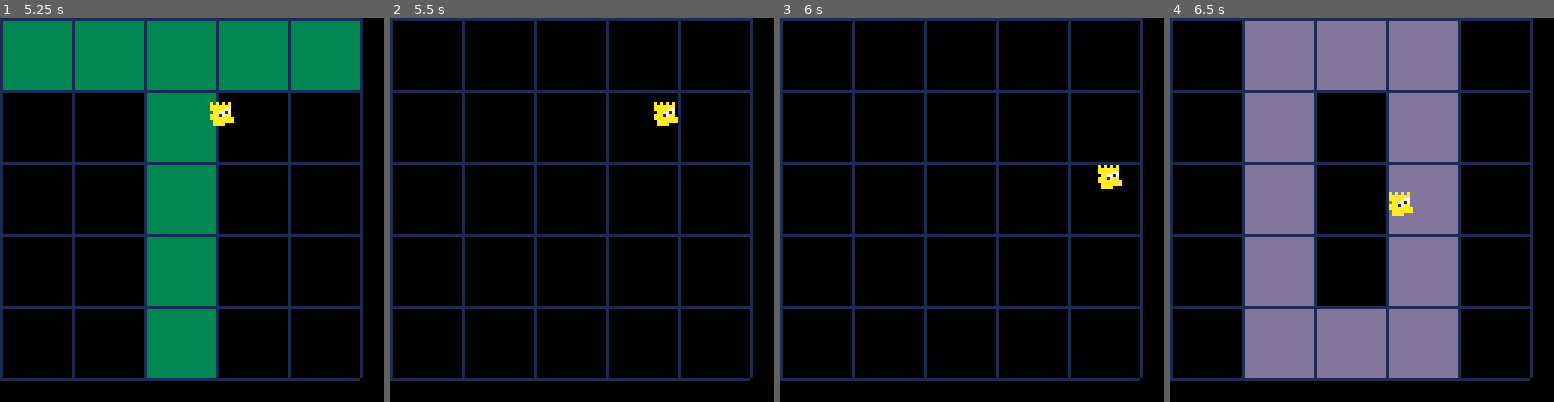
Above: before the commit, frames 1-4 (left to right).
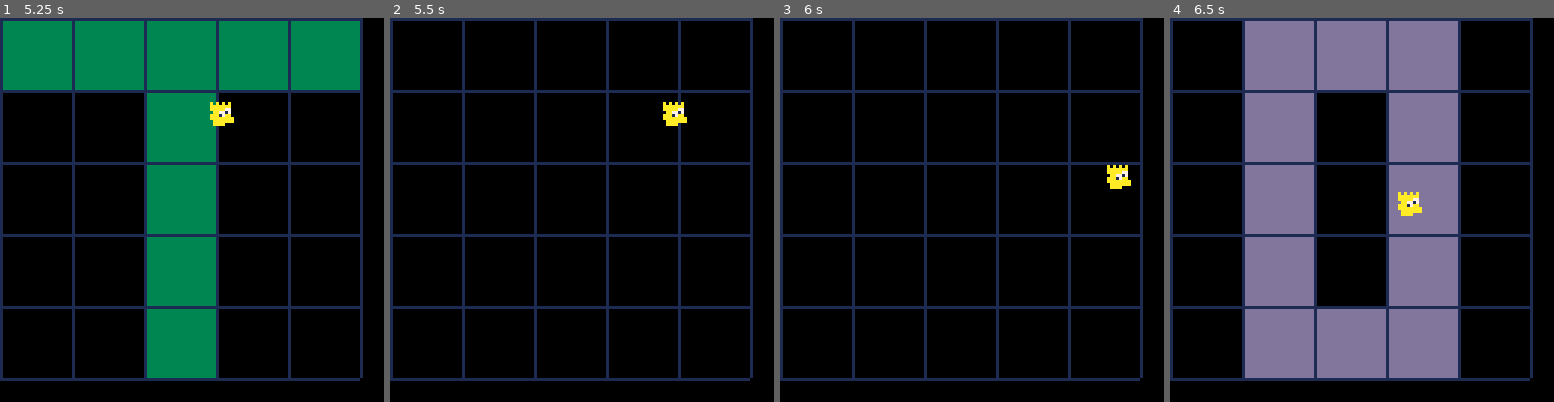
Above: after the commit, the same moments.

Repository: twright1999/gmtk_2026
Game: PICO-8 cartridge main.p8
The game is run twice, just before and just after one commit, with the same random seed, the same clock (stepped at 60 frames per second) and the same inputs.
Inputs:
- Up to frame 1 (5.25 s): hold Right 2.33-3.33 s; hold Right 3.38-4.22 s; hold Up 4.27-4.67 s; hold Right from 4.72 s (still down)
- Up to frame 2 (5.5 s): keep holding Right
- Up to frame 3 (6 s): release Right at 5.72 s; hold Down from 5.77 s (still down)
- Up to frame 4 (6.5 s): release Down at 6.1 s; hold Left from 6.15 s (still down)

Frame 1 is identical in both runs. In frame 2, 0.3% of the frame differs, in the area x 68-78%, y 21-29%; in frame 3, 0.3%, in the area x 82-92%, y 38-45%; in frame 4, 0.3%.

Commit message:
added sick beat not KKB

Diff:
--- a/main.p8
+++ b/main.p8
@@ -1,6 +1,8 @@
 pico-8 cartridge // http://www.pico-8.com
 version 43
 __lua__
+
+music(0)
 
 tile_t = {0, 1, 2, 3, 4, 7, 12, 17, 22}
 tile_o = {1, 2, 3, 6, 8, 11, 13, 16, 18, 21, 22, 23}
@@ -10,9 +12,12 @@
 tile_list = {tile_t, tile_o, tile_e, tile_s}
 current_tile = 1
 
+test = {}
+
 -- 10 frames = 0.33 seconds
 flash_time = 10
 
+-- Should be 90 frames but 1
 safe_time = 90
 
 show_warning = false
@@ -93,10 +99,11 @@
         end
 
         if not show_safe then sfx(5) end
+
         show_safe = true
 
         -- Transition to flashing
-        if timer_val <= 0 and current_tile < # tile_list then
+        if timer_val <= 1 and current_tile < # tile_list then
             next_state = "flashing"
             timer_val = flash_time
             current_tile += 1
@@ -127,6 +134,12 @@
     -- draw player
     -- spr(active_player_sprite, pos_x - bart_size/2, pos_y - bart_size/2)
     spr(active_player_sprite, pos_x, pos_y)
+
+    count = 0
+    for _, val in pairs(test) do
+        print(val, 0, count, 14)
+        count += 10
+    end
 end
 
 function draw_cells(cell_array, colour)
Not shown, changed: the music (__music__) section of main.p8
Not shown, changed: the sound effects (__sfx__) section of main.p8
